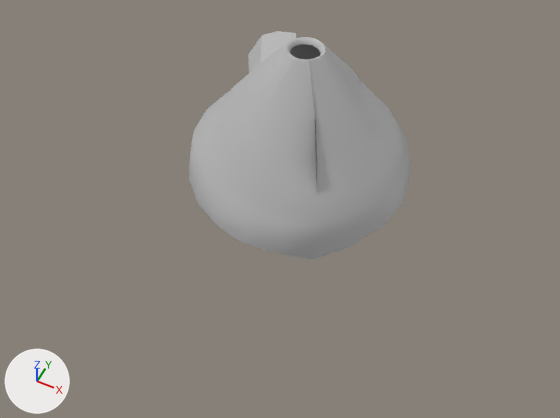
The FBX model Assets/RawAssets/Cave.fbx: old version first, new version second.
Camera for both pictures: a 50 mm camera at (1706.0, -3720.0, 4111.0) aimed at (87.0, -482.0, 63.0). Every picture has the same lights, and +X, +Y and +Z are marked at lower left. Where no turn or scale is listed for an object, it has been applied to the vertices.

Objects in the first picture: 'Volcano_Cave'.
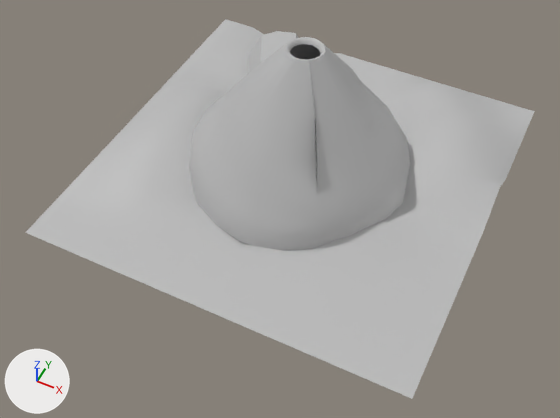
What differs and where, as boxes [x1, y1, x2, y2] in the pictures (560 x 418 px):
'floor', added
    after: [25, 19, 535, 399]

What the commit changed:
Mesh me_mesh_001 is new.
It has 121 vertices, 100 faces and spans x -1413.0..1413.0, y -1413.0..1413.0, z -106.0..204.0.
It uses material mat_phong1 (grey #bcbcbc).
Object 'floor' (ob_floor) is new; it shows me_mesh_001.
Its location is (0.0, 0.0, 0.0).
